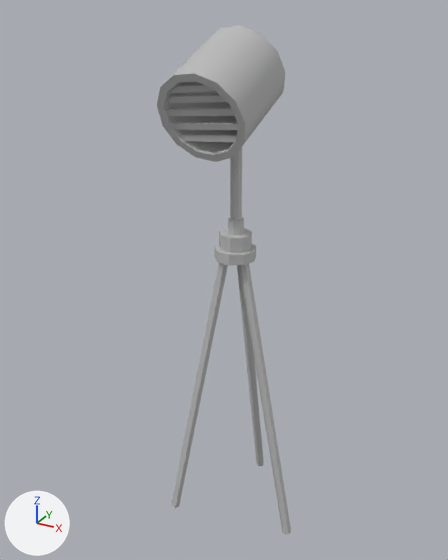
The FBX model 3DGame/Soulglitch/Assets/3D Models/Models 24.06.2015 Einzeln/Scheinwerfer.fbx, before and after one commit.
One viewpoint serves both versions: a 50 mm camera at (1.75, -3.32, 3.56) aimed at (-0.12, 0.08, 1.86). Arrows for +X, +Y and +Z are at lower left; the lights stay in place. Where no turn or scale is listed for an object, it has been applied to the vertices.
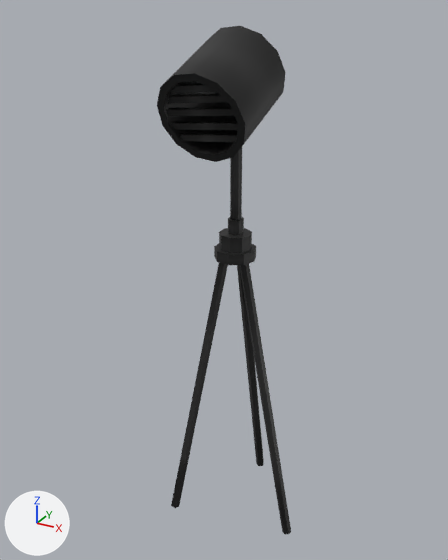
The newer file is also turned or shifted as a whole; pictures and numbers use the older file's frame.

Where the change shows, as pixel boxes [x1, y1, x2, y2] in the pictures (448 x 560 px):
'pCylinder11', surface changed (grey to black): [157, 26, 291, 534] in both

The change in detail:
Picture 'Textur_Scheinwerfer.jpg' (img_textur_scheinwerfer_jpg) is new.
In material 'lambert16' (mat_lambert16), base_color is no longer (0.5, 0.5, 0.5), grey #bcbcbc.
In material 'lambert16' (mat_lambert16), texture is now set to img_textur_scheinwerfer_jpg.
